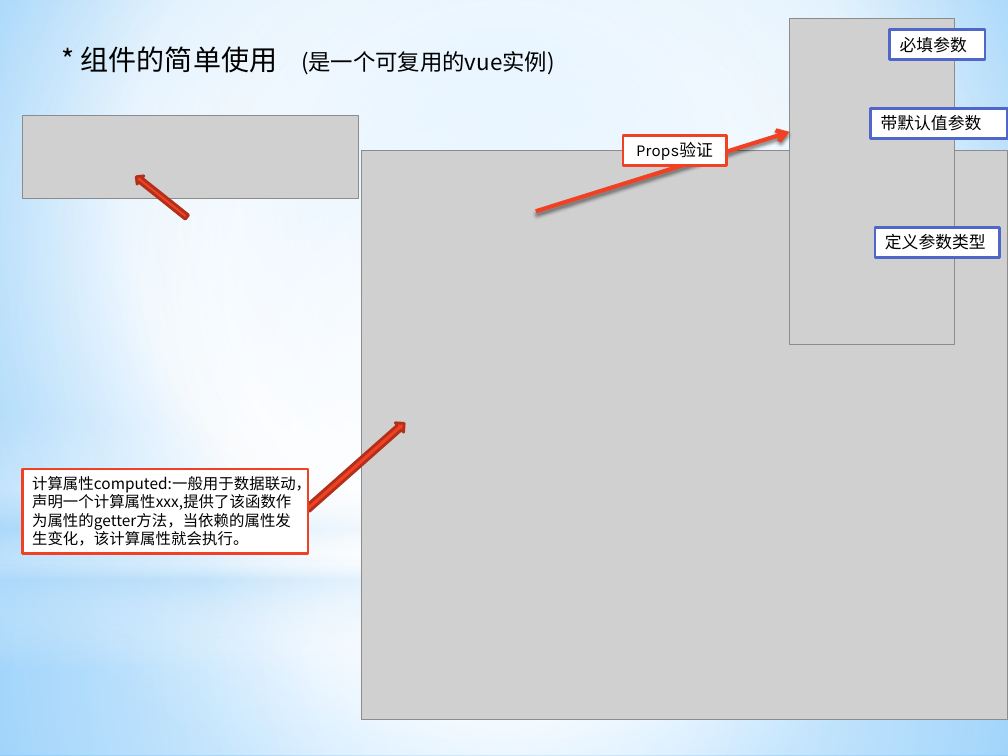
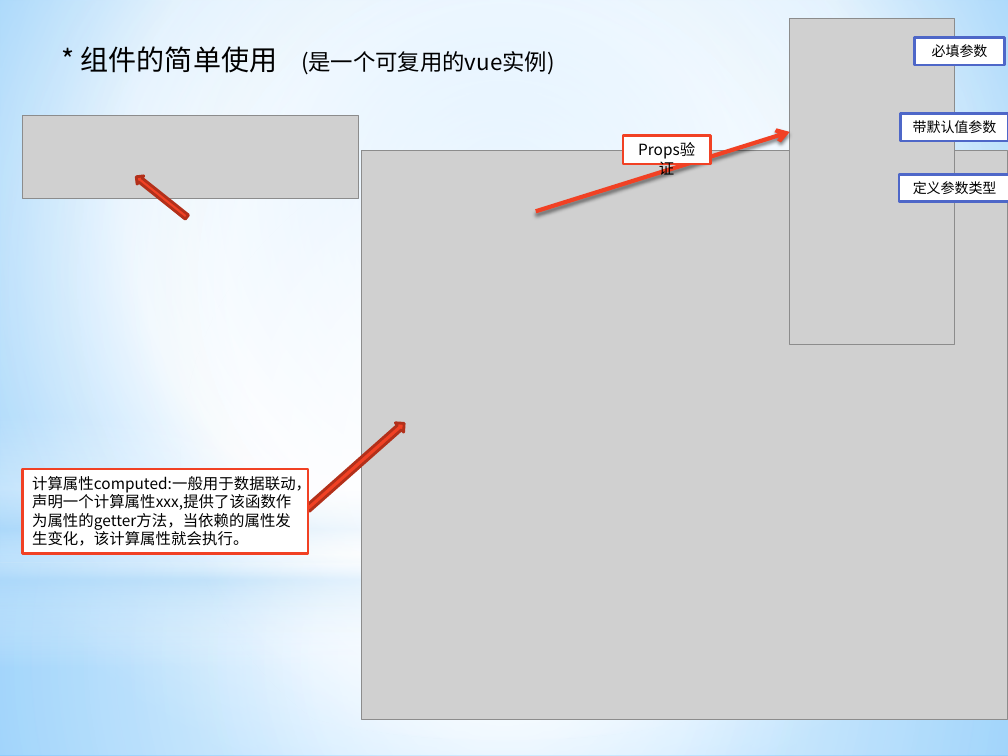
Before and after one commit to ManBaAQiang/vueProject, a slide deck: slide 12 of vue初探.pptx. Drawn at 1008x756 pixels with LibreOffice and Linux fonts; fonts in the diff are those of the drawing; grey boxes stand for pictures. Boxes give left, top, right and bottom in pixels: in the first picture for what was removed or moved away, otherwise in the second. Text is boxed around its words. In the diff, an @@ line names an element or a change of style, - is before the commit and + after.

```diff
--- a/vue初探.pptx
+++ b/vue初探.pptx
@@ rectangle "必填参数": place and size @@
-rectangle "必填参数" at (890,29,985,59)
+rectangle "必填参数" at (914,38,1005,66)
@@ rectangle "带默认值参数": place and size @@
-rectangle "带默认值参数" at (871,108,1008,138)
+rectangle "带默认值参数" at (901,114,1008,141)
@@ rectangle "Props验证": place and size @@
-rectangle "Props验证" at (623,135,726,165)
+rectangle "Props验证" at (623,135,711,164)
@@ rectangle "Props验证" at (623,135,711,164): size 12 to 11 pt, font Karla to Noto Sans CJK SC @@
@@ size 12 to 10 pt, font Karla to Noto Sans CJK SC; alignment left to centre in 3 elements at (914,38,1005,66), (901,114,1008,141), (899,174,1008,202) @@
@@ rectangle "定义参数类型": place and size @@
-rectangle "定义参数类型" at (875,227,1000,257)
+rectangle "定义参数类型" at (899,174,1008,202)
```
Also in this commit, not shown: 5 other slides changed.
